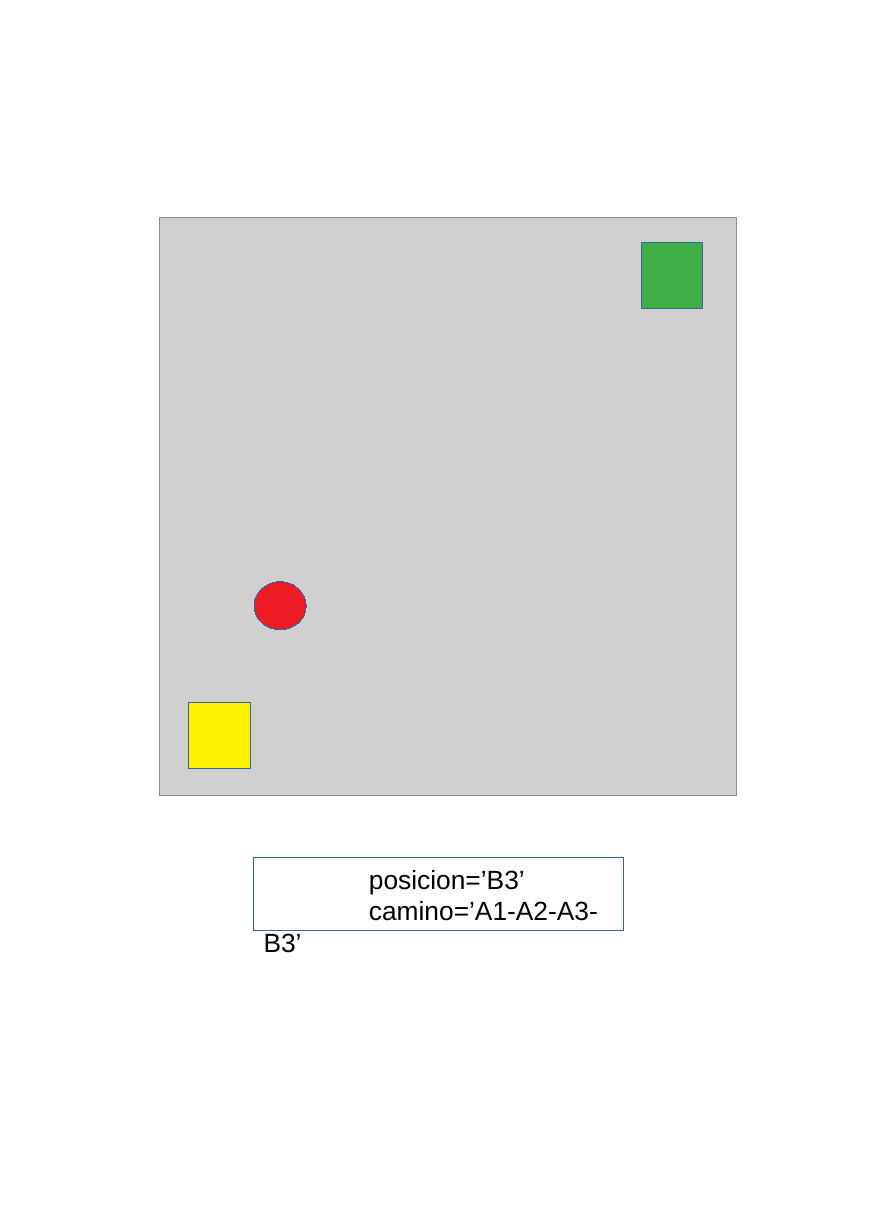
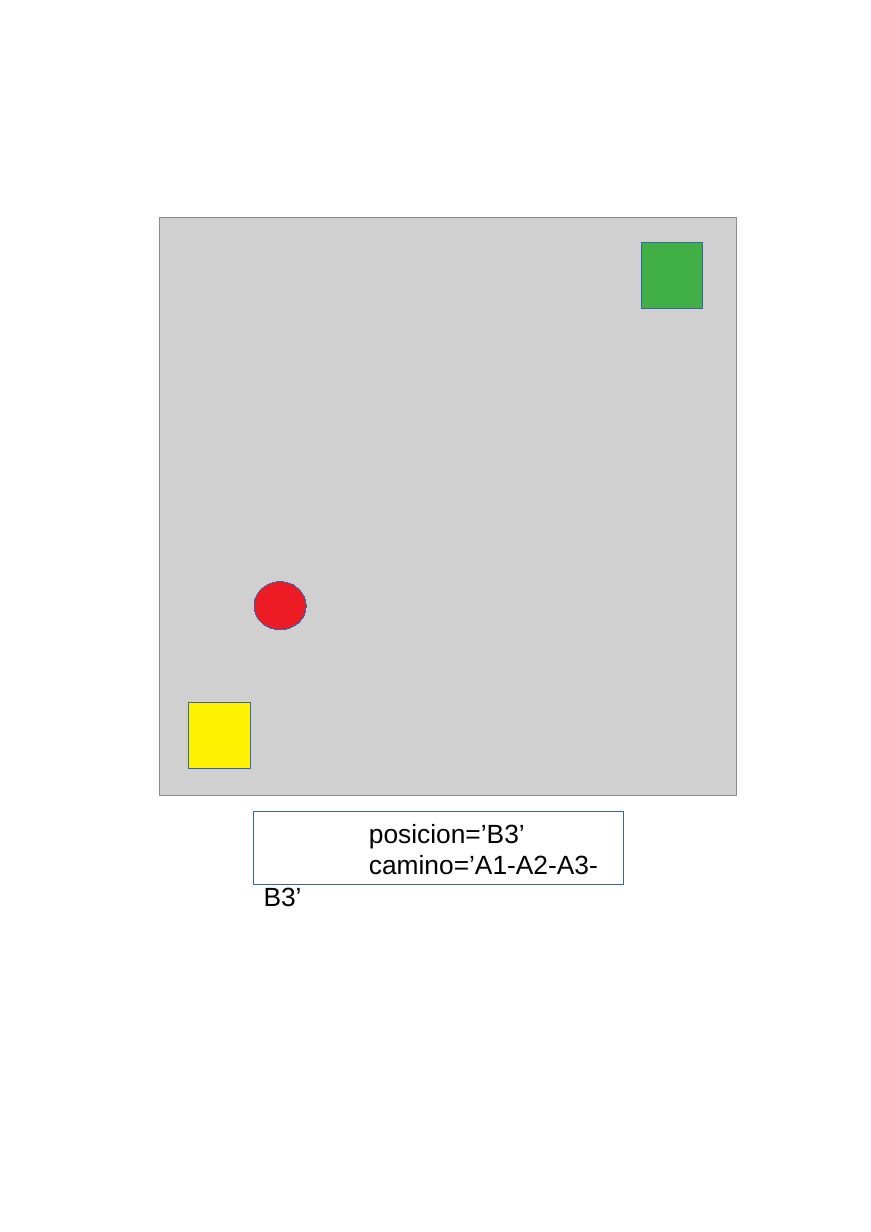
Before and after one commit to fabhrius/La-Cosa, a slide deck: slide 18 of capitulos/3 - Resolver un problema simple/Resolviendo un problema simple.odp. Drawn at 871x1232 pixels with LibreOffice and Linux fonts; fonts in the diff are those of the drawing; grey boxes stand for pictures. Boxes give left, top, right and bottom in pixels: in the first picture for what was removed or moved away, otherwise in the second. Text is boxed around its words. In the diff, an @@ line names an element or a change of style, - is before the commit and + after.

```diff
--- a/capitulos/3 - Resolver un problema simple/Resolviendo un problema simple.odp
+++ b/capitulos/3 - Resolver un problema simple/Resolviendo un problema simple.odp
@@ rectangle "posicion=’B3’": place and size @@
-rectangle "posicion=’B3’" at [253, 857, 622, 930]
+rectangle "posicion=’B3’" at [253, 812, 622, 885]
```
Also in this commit, not shown: 1 other slide changed, 2 other files.
